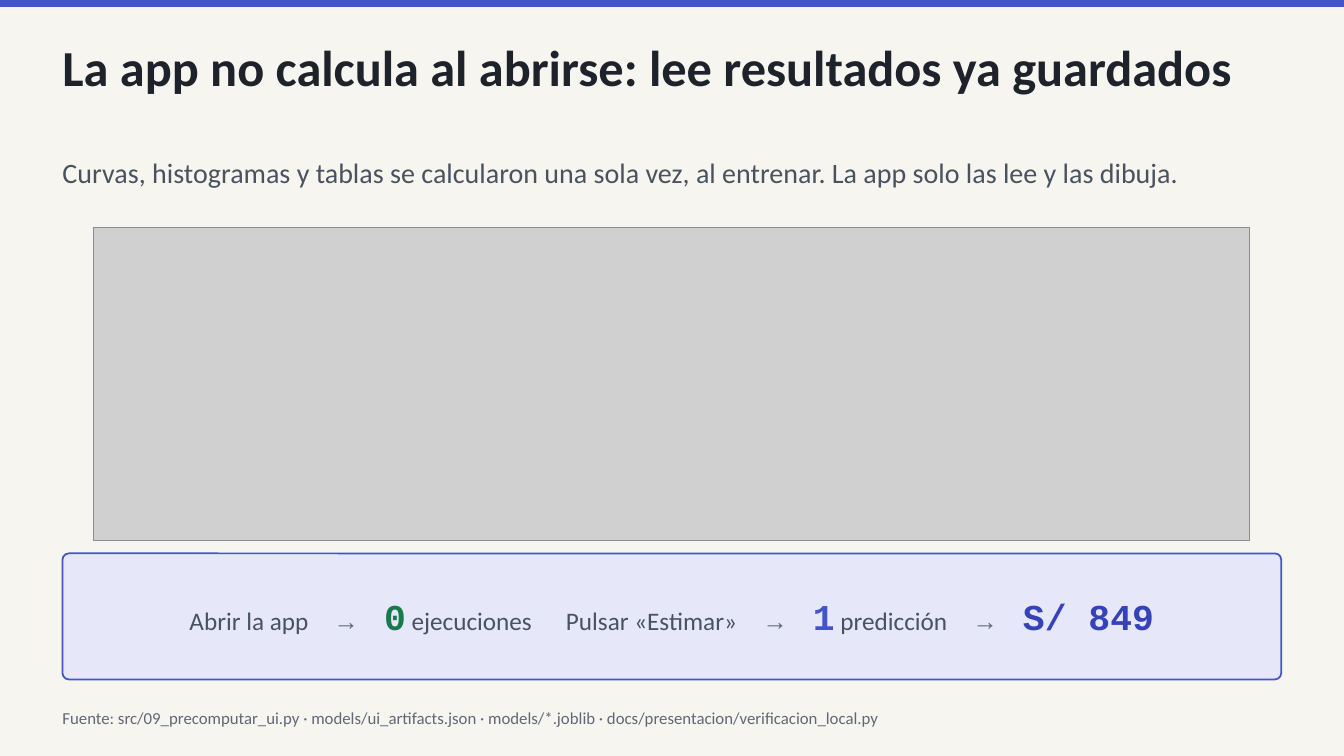
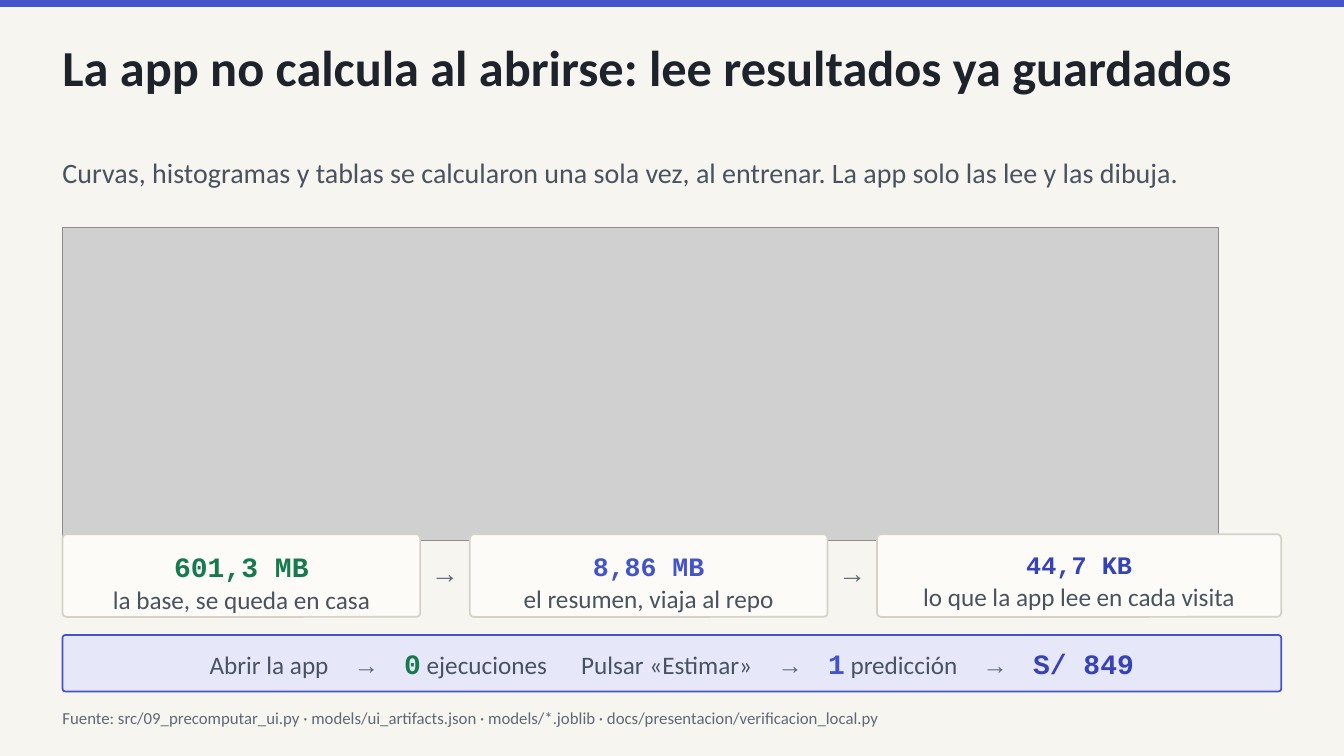
Before and after one commit to IchiSieben/enaho-ingresos-informalidad, a slide deck: slide 7 of docs/presentacion/ENAHO_exposicion_EXPO.pptx. Drawn at 1344x756 pixels with LibreOffice and Linux fonts; fonts in the diff are those of the drawing; grey boxes stand for pictures. Boxes give left, top, right and bottom in pixels: in the first picture for what was removed or moved away, otherwise in the second. Text is boxed around its words. In the diff, an @@ line names an element or a change of style, - is before the commit and + after.

```diff
--- a/docs/presentacion/ENAHO_exposicion_EXPO.pptx
+++ b/docs/presentacion/ENAHO_exposicion_EXPO.pptx
@@ picture: place and size @@
-picture at (94,228,1250,540)
+picture at (63,228,1219,540)
@@ rounded rectangle added at (63,534,420,617), fill #FCFBF8, outline #D5D1C6 1.25 pt, 18 pt, text #49525F @@
+601,3 MB
+la base, se queda en casa
@@ rounded rectangle added at (470,534,828,617), fill #FCFBF8, outline #D5D1C6 1.25 pt, 18 pt, text #49525F @@
+8,86 MB
+el resumen, viaja al repo
@@ rounded rectangle added at (877,534,1281,617), fill #FCFBF8, outline #D5D1C6 1.25 pt, 18 pt, text #49525F @@
+44,7 KB
+lo que la app lee en cada visita
@@ text added at (420,556,470,596), 20 pt, text #5F6875, bold @@
+→
@@ text added at (828,556,877,596), 20 pt, text #5F6875, bold @@
+→
@@ rounded rectangle "Abrir la app → 0 ...": place and size @@
-rounded rectangle "Abrir la app → 0 ..." at (63,554,1281,680)
+rounded rectangle "Abrir la app → 0 ..." at (63,635,1281,692)
@@ rounded rectangle "Abrir la app → 0 ..." at (63,635,1281,692): size 26 to 20 pt in "0 1 S/ 849" @@
```
Also in this commit, not shown: 3 other slides changed, 1 slide added, 6 other files.
